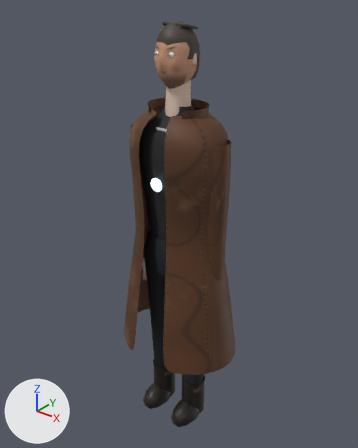
The glTF model assets/models/characters/detective.glb: old version first, new version second.
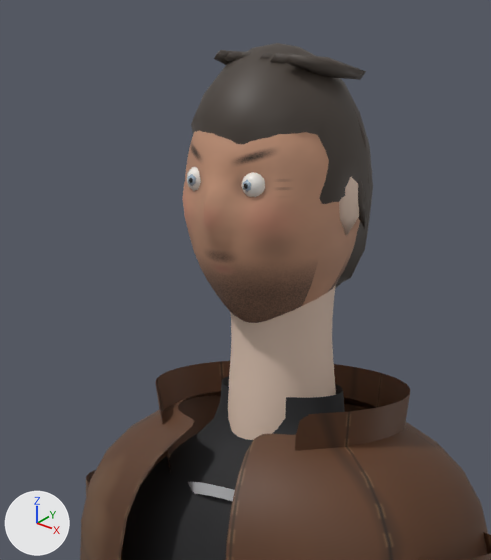
There are two pictures of each version: one whole from a 50 mm lens placed at (1.232, -1.536, 2.027), pointed at (-0.03, 0.043, 1.048), one close up on the part from 31% to 64% of the width and 2% to 33% of the height. The lights are fixed; the arrows at lower left show +X, +Y and +Z. The first two pictures are the older version. Vertices at exactly the same position are counted once.

The scene before the commit, as lines of its bpy script (objects in view):
```python
me_detective = bpy.data.meshes.new('detective')
me_detective.from_pydata(...)  # 7288 vertices, 13400 faces; spans x -0.3..0.3, y -0.22..0.23, z 0.0..1.9
me_detective.materials.append(mat_trousers_twill)  # picture img_trousers_twill
me_detective.materials.append(mat_boots_leather)  # picture img_boots_leather
me_detective.materials.append(mat_sweater_knit)  # picture img_sweater_knit
me_detective.materials.append(mat_coat_leather)  # picture img_coat_leather
me_detective.materials.append(mat_skin)  # beige #dfc5b3
me_detective.materials.append(mat_face_skin)  # picture img_face_skin
me_detective.materials.append(mat_eye_white)  # white #efebe5
me_detective.materials.append(mat_eye_iris)  # greyish blue #a2b5c5
me_detective.materials.append(mat_eye_pupil)  # black #272727
me_detective.materials.append(mat_hair_dark)  # brown #453c35
me_detective.materials.append(mat_chain_silver)  # light grey #cbcbce
me_detective.materials.append(mat_amulet)  # blue #cbedff, glowing blue #cbedff
ob_detective = bpy.data.objects.new('detective', me_detective)
ob_detective.location = (0.0, 0.0, 0.0)
```
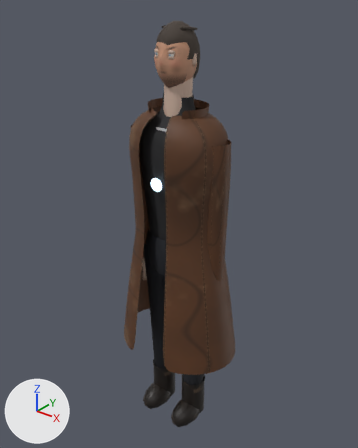
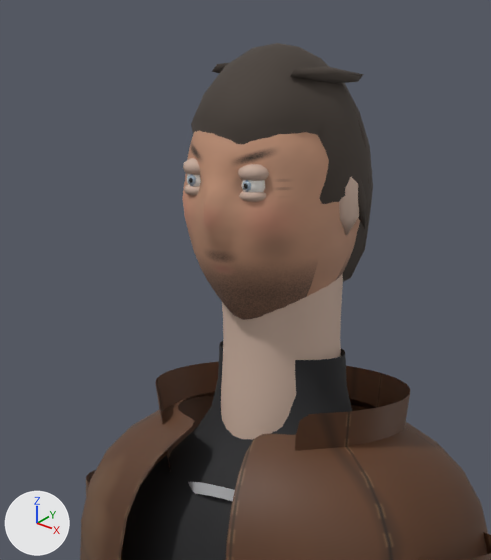
Boxes [x1, y1, x2, y2] around the edits, measured in the close-ups (491 x 560 px; the box of a moved part takes in the faces that stretch with it):
part 1 of me_detective, moved or reshaped
    before: [213, 50, 366, 456]
    after: [183, 63, 364, 441]
part 2 of me_detective, surface changed
    before: [197, 63, 332, 446]
    after: [196, 360, 350, 436]
part 3 of me_detective, recoloured (beige)
    before: [233, 392, 277, 424]

Patch to the scene script:
```diff
--- a/assets/models/characters/detective.glb.py
+++ b/assets/models/characters/detective.glb.py
@@ mat_face_lid @@
+mat_face_lid = principled_material('face_lid')
+mat_face_lid.base_color = (0.56, 0.4, 0.32)  # beige #c5aa99
+mat_face_lid.roughness = 0.7
@@ me_detective @@
 # used by ob_detective; location = (0.0, 0.0, 0.0)
-me_detective.from_pydata(...)  # 7288 vertices, 13400 faces; spans x -0.3..0.3, y -0.22..0.23, z 0.0..1.9
+me_detective.from_pydata(...)  # 7456 vertices, 13720 faces; spans x -0.3..0.3, y -0.22..0.23, z 0.0..1.9
+# me_detective part 1: 198 vertices moved from x -0.08..0.08, y -0.05..0.05, z 1.56..1.9 to x -0.08..0.08, y -0.06..0.06, z 1.57..1.89; 112 vertices removed from x -0.07..0.07, y -0.05..0.05, z 1.56..1.9; 280 vertices added at x -0.07..0.07, y -0.09..0.06, z 1.57..1.89
+# me_detective part 2: 104 kept faces spanning x -0.09..0.09, y -0.06..0.06, z 1.55..1.89 get new texture (UV) coordinates
+# me_detective part 3: 18 faces spanning x -0.03..0.03, y -0.05..0.05, z 1.57..1.6 switch from mat_skin (beige #dfc5b3) to mat_sweater_knit (picture img_sweater_knit)
 me_detective.materials.append(mat_trousers_twill)
@@ me_detective @@
 me_detective.materials.append(mat_amulet)
+me_detective.materials.append(mat_face_lid)  # beige #c5aa99
```
